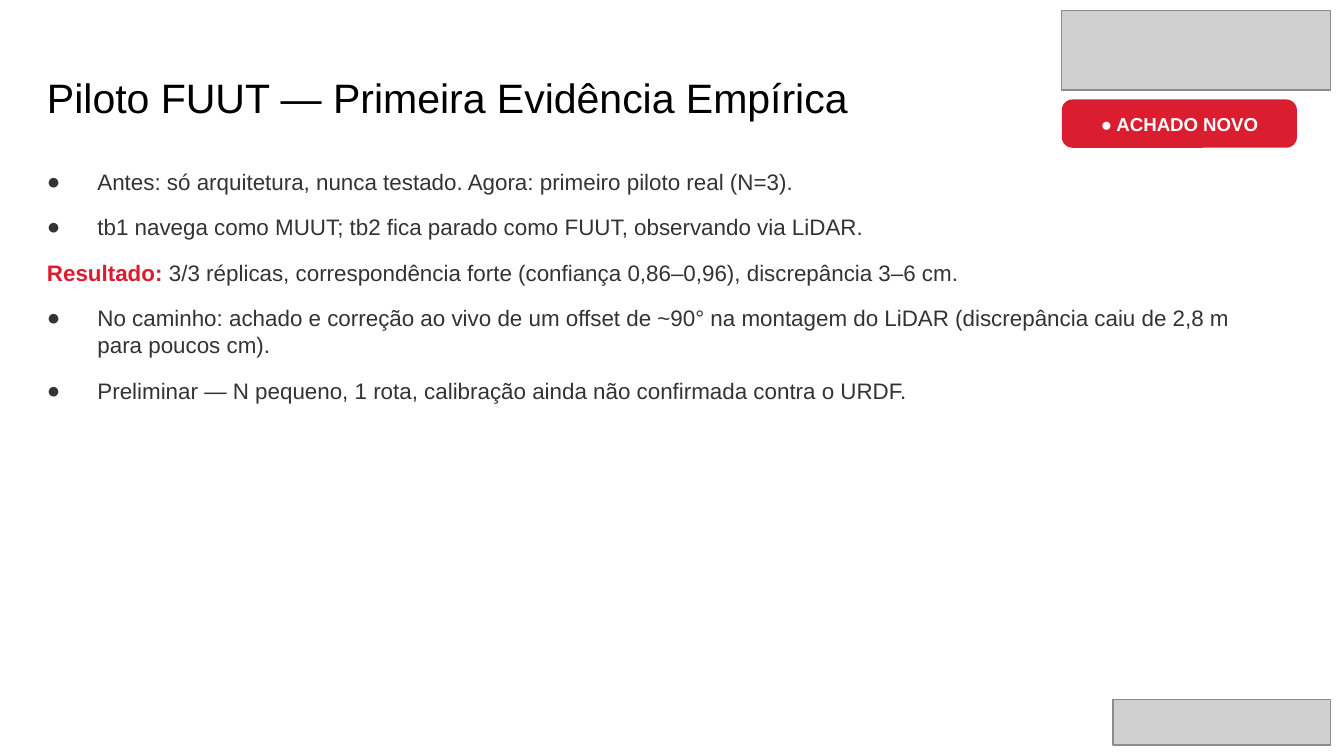
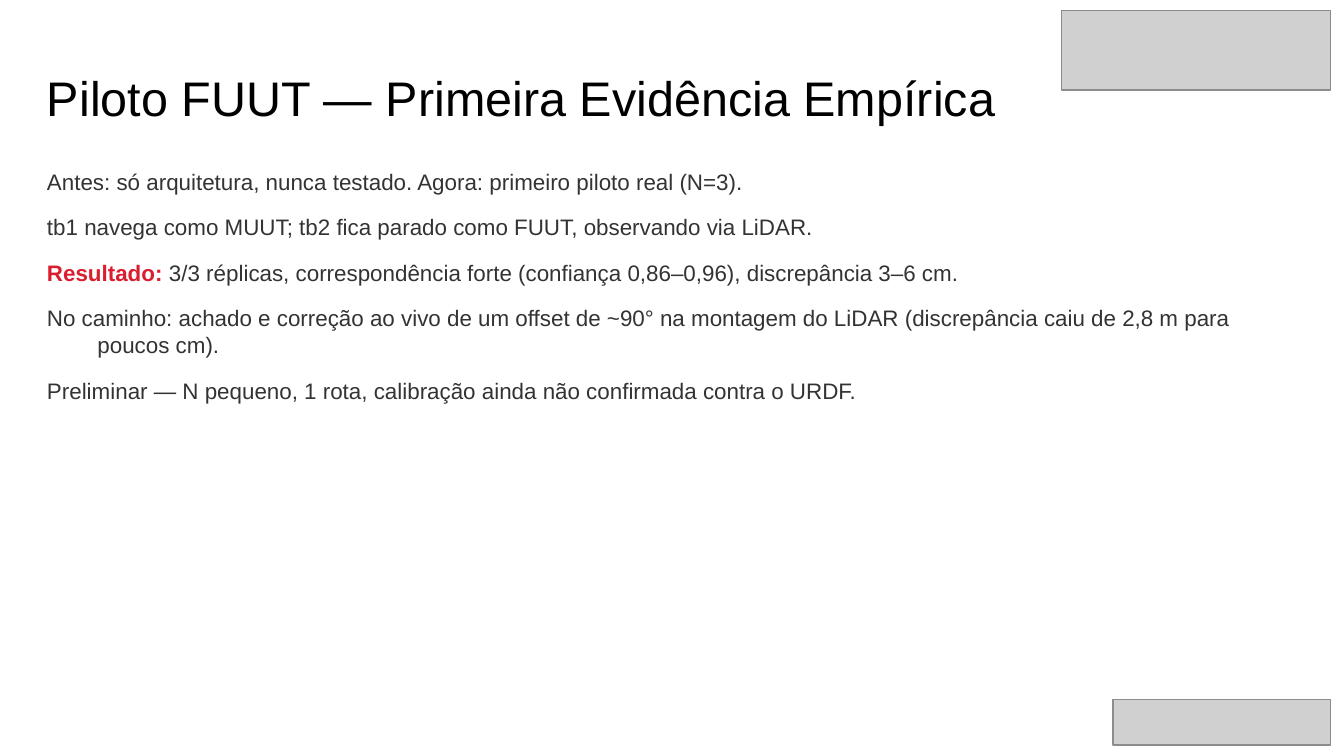
Before and after one commit to eduardowanderleyde/fleet-ui, a slide deck: slide 12 of disserta-apresenta/apresentacao_defesa.pptx. Drawn at 1344x756 pixels with LibreOffice and Linux fonts; fonts in the diff are those of the drawing; grey boxes stand for pictures. Boxes give left, top, right and bottom in pixels: in the first picture for what was removed or moved away, otherwise in the second. Text is boxed around its words. In the diff, an @@ line names an element or a change of style, - is before the commit and + after.

```diff
--- a/disserta-apresenta/apresentacao_defesa.pptx
+++ b/disserta-apresenta/apresentacao_defesa.pptx
@@ text "Piloto FUUT — Primeira Evidência ..." at (x1=47, y1=80, x2=995, y2=125): size 22 to 26 pt @@
@@ rounded rectangle removed at (x1=1062, y1=99, x2=1297, y2=148) @@
@@ text removed at (x1=1116, y1=118, x2=1258, y2=131) @@
-● ACHADO NOVO
@@ text at (x1=47, y1=173, x2=1229, y2=404): bullet ● to none @@
```
Also in this commit, not shown: 10 other slides changed.
